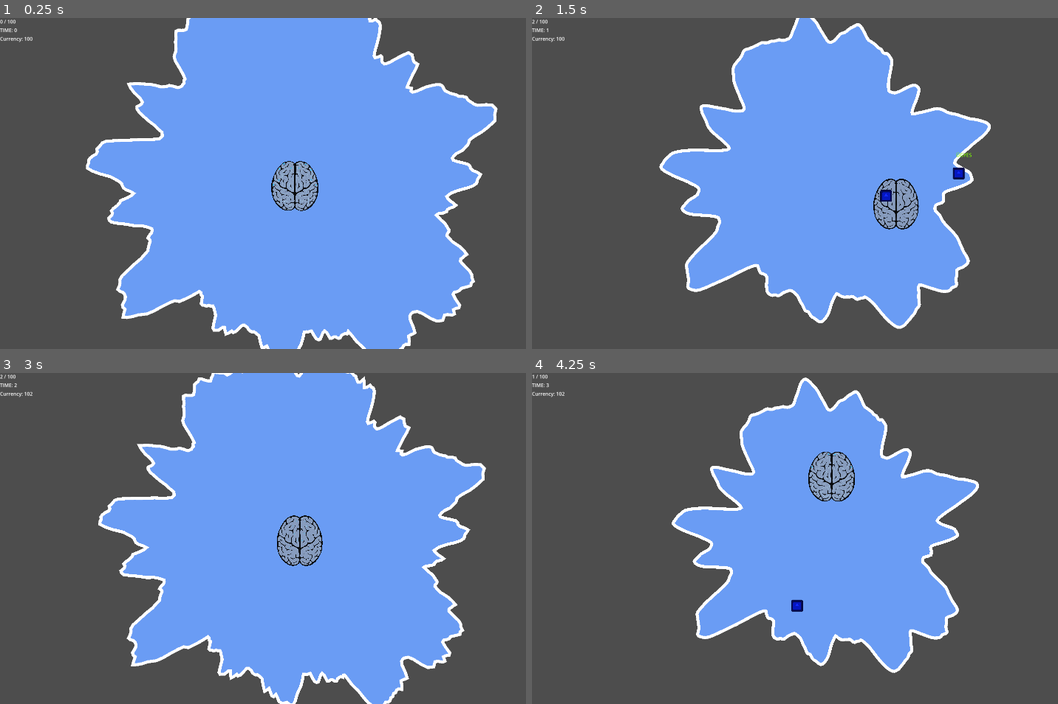
Above: before the commit, frames 1-4 (two rows, left to right).
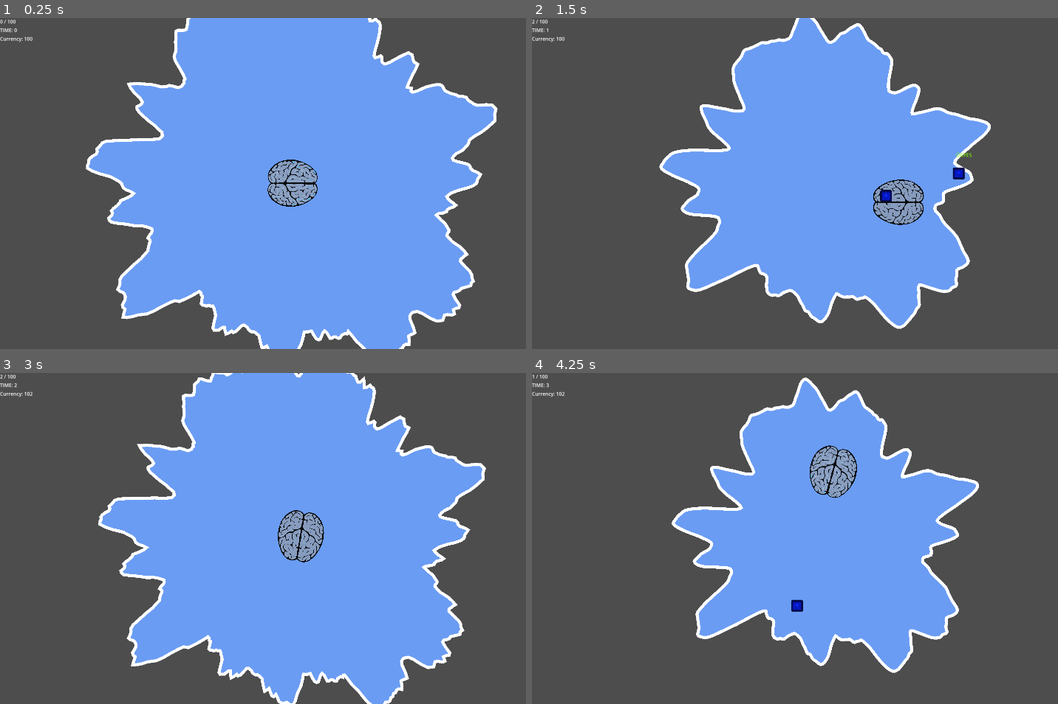
Above: after the commit, the same moments.

Repository: ekaktusz/bullet-hell-jam-7
Game: Godot game, scene res://Scenes/Map/Map.tscn
Same seed, same stepped clock (60 frames per second), same inputs: the game is played once before the commit and once after it. The engine's default icon, where the game draws it, is replaced by a stand-in: a white triangle on a blue panel in a dark square.
Inputs (mouse positions are in pixels of both pictures, inside the frame that each line leads up to):
- Up to frame 1 (0.25 s): no input
- Up to frame 2 (1.5 s): move the mouse to (958, 166) at 0.52 s; hold Right (ui_right) 0.53-1.28 s; click (958, 166) at 0.67 s; move the mouse to (710, 200) at 1.27 s; hold Down (ui_down) from 1.28 s (still down); click (710, 200) at 1.42 s
- Up to frame 3 (3 s): move the mouse to (352, 465) at 2.02 s; release Down (ui_down) at 2.03 s; hold Right (ui_right) 2.03-2.75 s; click (352, 465) at 2.17 s; click "Restart" at 2.75 s
- Up to frame 4 (4.25 s): move the mouse to (795, 604) at 3.52 s; hold Up (ui_up) from 3.53 s (still down); click (795, 604) at 3.67 s

The runs differ from the first frame. In frame 1, 0.7% of the frame differs, in the area x 50-61%, y 42-59%; in frame 2, 0.6%; in frame 3, 0.6%; in frame 4, 0.8%, in the area x 52-62%, y 21-39%.

Commit message:
rotation

Diff:
--- a/Scenes/Brain/brain.gd
+++ b/Scenes/Brain/brain.gd
@@ -12,4 +12,5 @@
 		#velocity = Vector2.ZERO
 		velocity = velocity.move_toward(Vector2.ZERO, STOP_SPEED * delta)
 
+	rotation = (get_global_mouse_position() - global_position).angle() + PI / 2
 	move_and_slide()
